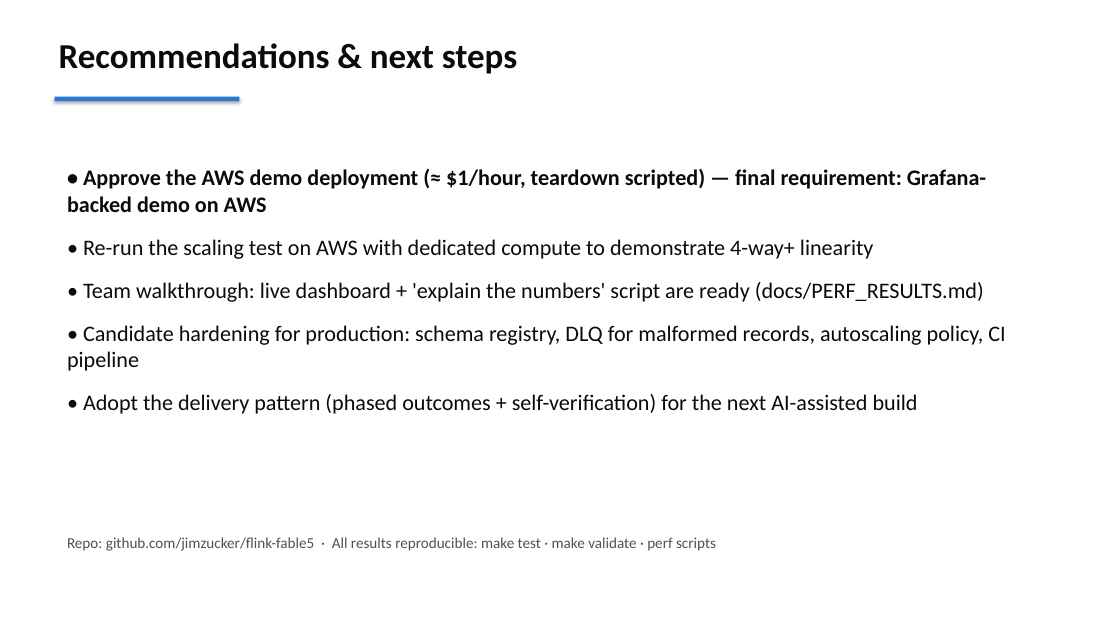
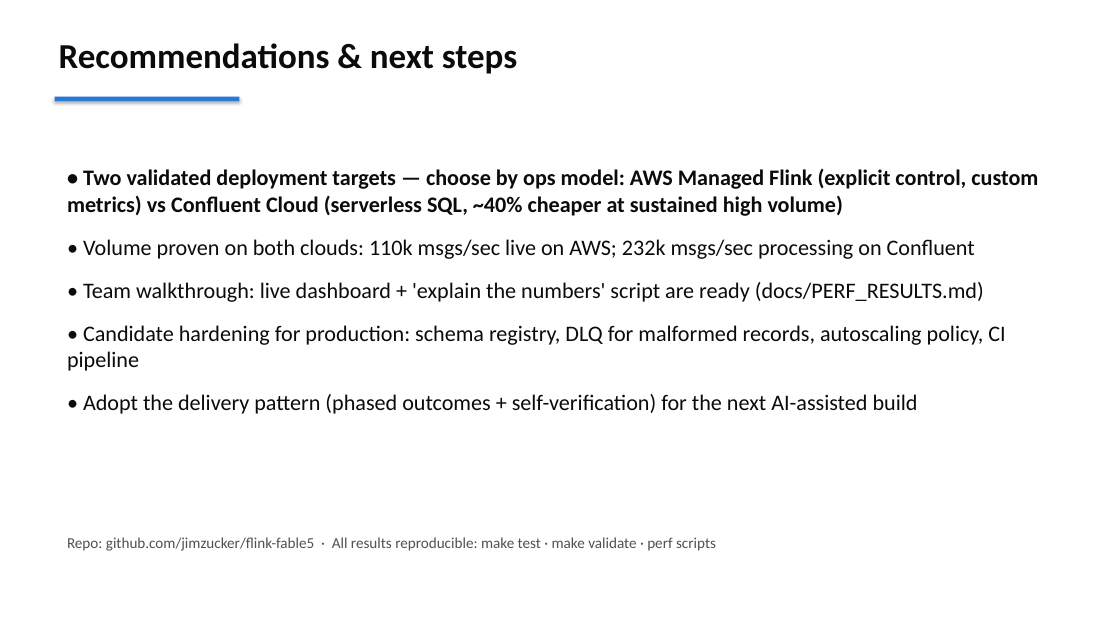
Before and after one commit to jimzucker/flink-fable5, a slide deck: slide 12 of docs/flink-demo-exec-briefing.pptx (slide 11 before the commit). Drawn at 1120x630 pixels with LibreOffice and Linux fonts; fonts in the diff are those of the drawing. Boxes give left, top, right and bottom in pixels: in the first picture for what was removed or moved away, otherwise in the second. Text is boxed around its words. In the diff, an @@ line names an element or a change of style, - is before the commit and + after.

```diff
--- a/docs/flink-demo-exec-briefing.pptx
+++ b/docs/flink-demo-exec-briefing.pptx
@@ text at box(67, 169, 1038, 259): text changed @@
-• Approve the AWS demo deployment (≈ $1/hour, teardown scripted) — final requirement: Grafana-backed demo on AWS
-• Re-run the scaling test on AWS with dedicated compute to demonstrate 4-way+ linearity
+• Two validated deployment targets — choose by ops model: AWS Managed Flink (explicit control, custom metrics) vs Confluent Cloud (serverless SQL, ~40% cheaper at sustained high volume)
+• Volume proven on both clouds: 110k msgs/sec live on AWS; 232k msgs/sec processing on Confluent
```
Also in this commit, not shown: 1 other slide changed, 1 slide added, 4 other files.
